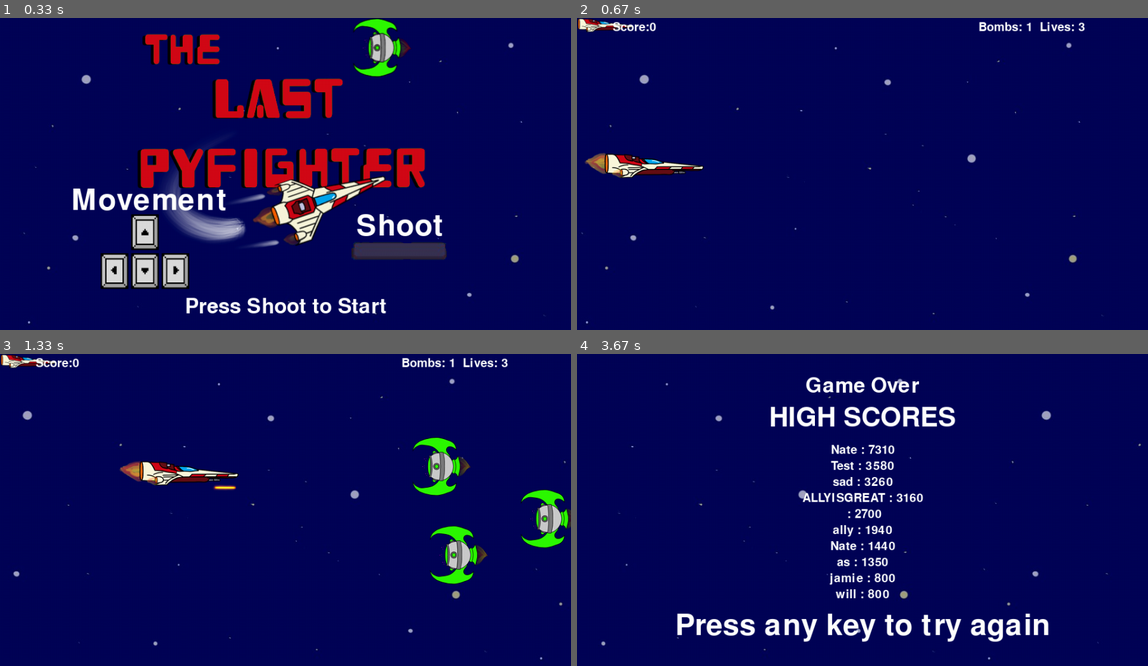
Above: before the commit, frames 1-4 (two rows, left to right).
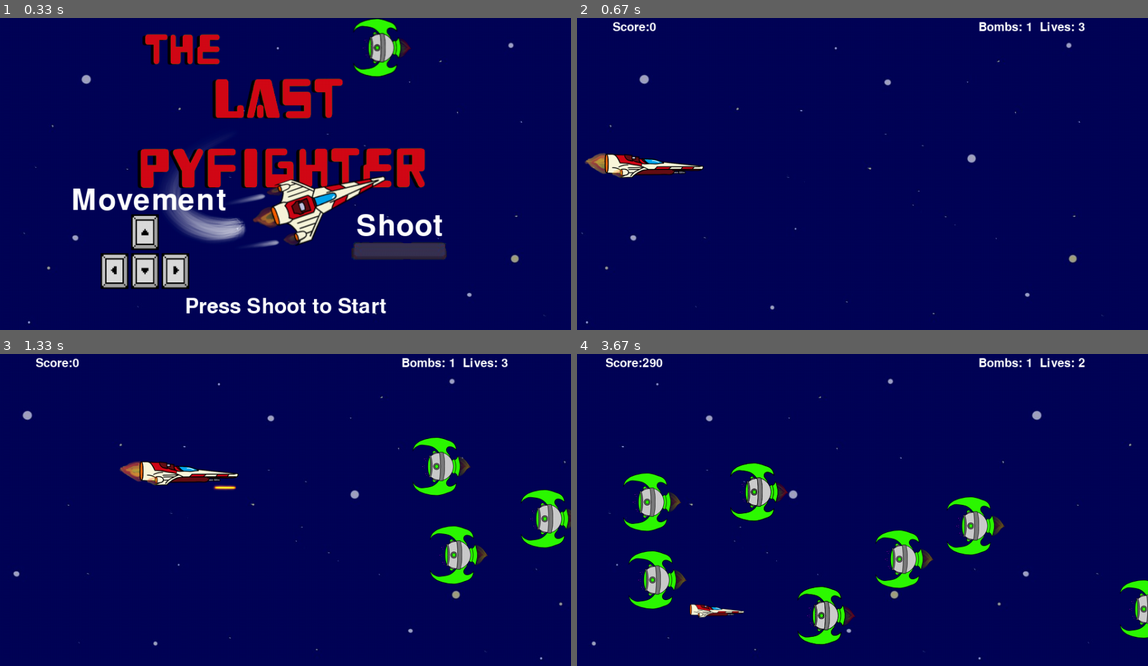
Above: after the commit, the same moments.

Repository: Demi-hero/UoN_Game_Project
Game: pygame game, started from Main.py
Same seed, same stepped clock (60 frames per second), same inputs: the game is played once before the commit and once after it.
Inputs:
- Up to frame 1 (0.33 s): no input
- Up to frame 2 (0.67 s): tap Space at 0.33 s
- Up to frame 3 (1.33 s): hold Right 0.67-1.13 s; hold Up from 1.22 s (still down); tap Space at 1.28 s
- Up to frame 4 (3.67 s): release Up at 1.52 s; hold Right 1.55-2.02 s; tap Space at 1.62, 1.92, 2.12, 2.42, 2.68 s; hold Left 2.05-2.58 s; hold Down 2.62-2.92 s

Frame 1 is identical in both runs. In frame 2, 0.2% of the frame differs, in the area x 0-10%, y 0-5%; in frame 3, 0.2%; in frame 4, 13%, in the area x 2-100%, y 1-98%.

Commit message:
Power Ups Spawn Properly
Next up need to work on actual collection

Diff:
--- a/Main.py
+++ b/Main.py
@@ -65,11 +65,13 @@
                     gd.expl = gd.Explosion(hit.rect.center, 'sm')
                     gd.all_sprites.add(gd.expl)
                     gd.new_alien()
+                    gd.player.hide()
                 for alien in gd.aliens:
                     if alien.rect.x < 0 - alien.ln:
                         gd.aliens.remove(alien)
                         self.score -= 10
                         gd.new_alien()
+
                 Board.draw()
                 gd.all_sprites.draw(gd.Background.screen)
 
--- a/gamedata.py
+++ b/gamedata.py
@@ -133,13 +133,6 @@
         self.altering_name = False
         self.player_name = ''
 
-#    def on_hit(self, Tokens, Main):
-        # when player is hit, re-initialises the objects to clear the screen
-#        for token in Tokens:
-#            token.__init__()
-        # updates number of lives
-#        Main.update_lives(-1)
-
 
     def move(self, x_dir, y_dir):
         # takes the direction of movement from the event handler, multiplies by speed
@@ -340,31 +333,31 @@
     def __init__(self):
         pyg.sprite.Sprite.__init__(self)
         self.spawned = False
-        self.powers_dict = {0: [pyg.image.load(os.path.join("images", "hero_life.png")).convert_alpha(), 93, 25, self.extra_life],
-                            1: [pyg.image.load(os.path.join("images", "bomb1.png")).convert_alpha(), 58, 100, self.extra_bomb]}
+        self.powers_dict = {0: pyg.image.load(os.path.join("images", "1pixelimage.png")),
+                            1: [pyg.image.load(os.path.join("images", "hero_life.png")).convert_alpha(), 93, 25, self.extra_life],
+                            2: [pyg.image.load(os.path.join("images", "bomb1.png")).convert_alpha(), 58, 100, self.extra_bomb]}
         self.starttime = time.time()
         self.power_up = []
         self.spawn_pos = (0, 0)
-        self.image = self.powers_dict[0][0]
+        self.image = self.powers_dict[0]
         self.rect = self.image.get_rect()
 
     def update(self):
         if (time.time() - self.starttime)//1 == 3 and not self.spawned:
             print("I should spawn a power up")
             # generate a random number between 0 and however many
-            self.power_up = self.powers_dict[randint(0, 1)]
-            self.spawn_pos = (randint(BORDER, (WIDTH//2)-self.power_up[1]),
-                              randint(BORDER, HEIGHT-BORDER-self.power_up[2]))
-            self.hitbox = pyg.Rect(self.spawn_pos[0], self.spawn_pos[1], self.power_up[1], self.power_up[2])
-            self.spawned = True
+            self.power_up = self.powers_dict[randint(1, 2)]
             self.image = self.power_up[0]
             self.rect = self.image.get_rect()
+            self.rect.x = randint(BORDER, (WIDTH//2)-self.power_up[1])
+            self.rect.y = randint(BORDER, HEIGHT-BORDER-self.power_up[2])
+            self.spawned = True
         elif (time.time() - self.starttime)//1 == 10:
             print("I despawn a power up")
             self.starttime = time.time()
             self.spawn_pos = (randint(BORDER, (WIDTH//2)-self.power_up[1]),
                               randint(BORDER, HEIGHT-BORDER-self.power_up[2]))
-            self.image = None
+            self.image = self.powers_dict[0]
             self.spawned = False
 #        elif self.spawned:
 #            self.collection(player)
Binary file added: images/1pixelimage.jpg
Binary file added: images/1pixelimage.png
